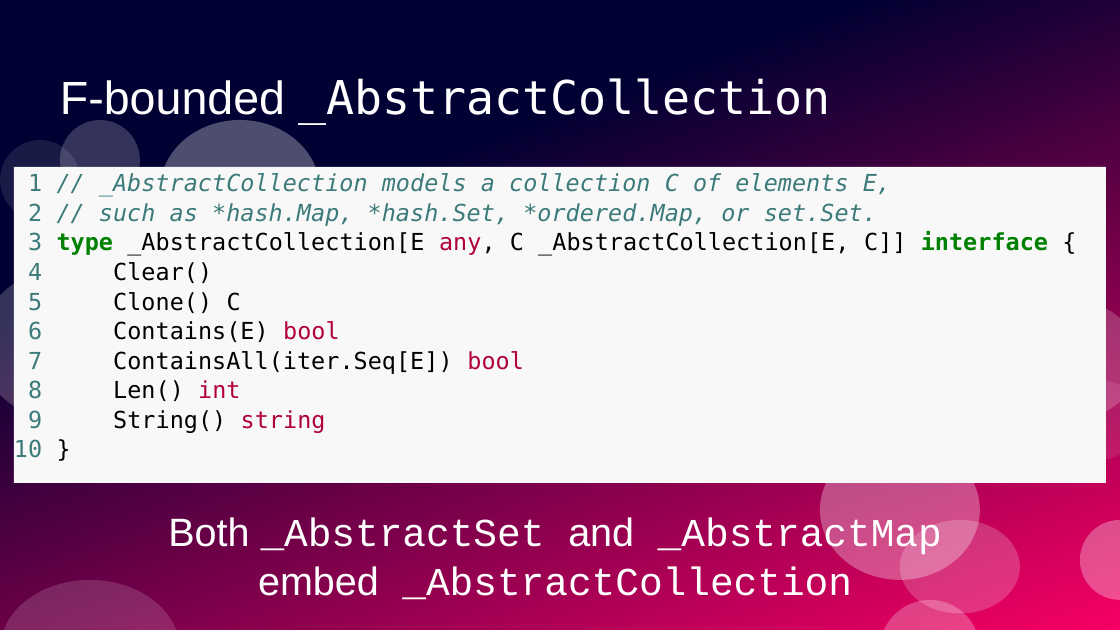
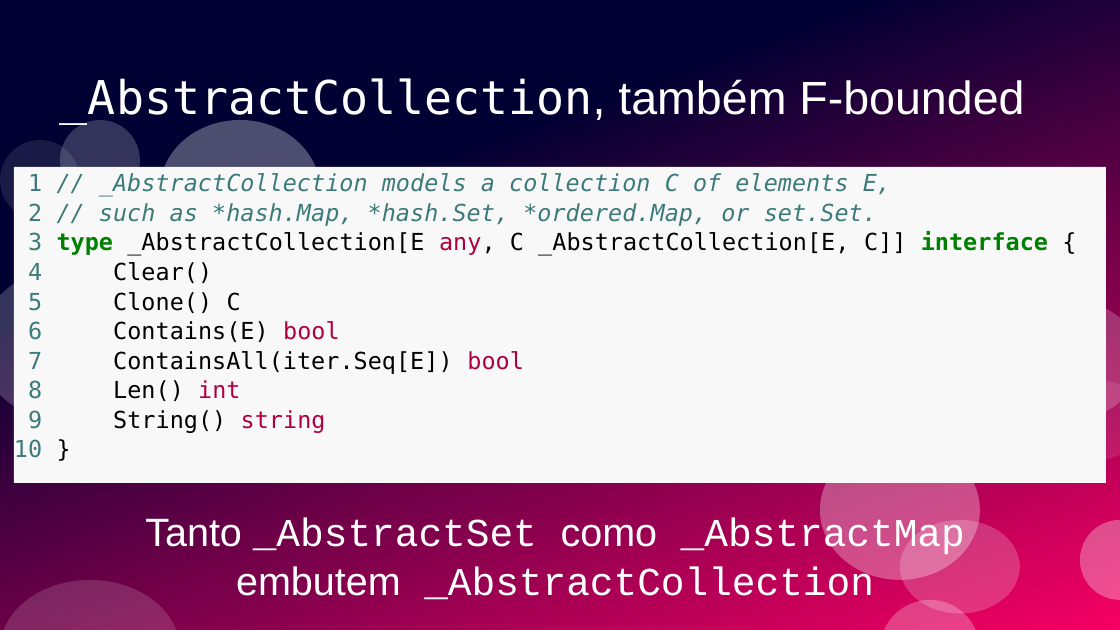
Before and after one commit to ramalho/sets-in-go, a slide deck: slide 52 of conj-em-go1_28.odp (slide 50 before the commit). Drawn at 1120x630 pixels with LibreOffice and Linux fonts; fonts in the diff are those of the drawing. Boxes give left, top, right and bottom in pixels: in the first picture for what was removed or moved away, otherwise in the second. Text is boxed around its words. In the diff, an @@ line names an element or a change of style, - is before the commit and + after.

```diff
--- a/conj-em-go1_28.odp
+++ b/conj-em-go1_28.odp
@@ title at box(60, 78, 1024, 124): text changed @@
-F-bounded _AbstractCollection
+_AbstractCollection, também F-bounded
@@ text at box(145, 517, 965, 600): text changed @@
-Both _AbstractSet and _AbstractMap
-embed _AbstractCollection
+Tanto _AbstractSet como _AbstractMap
+embutem _AbstractCollection
```
Also in this commit, not shown: 52 other slides changed, 12 slides added, 9 slides removed, 5 other files.
